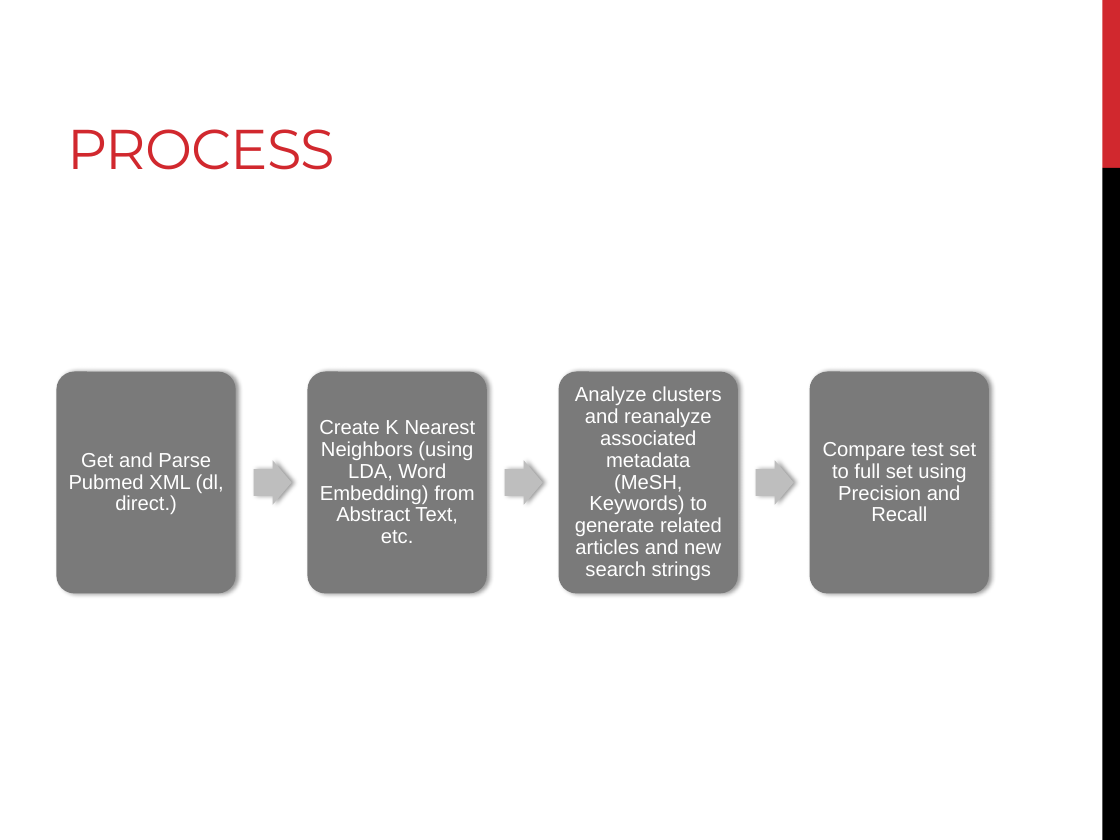
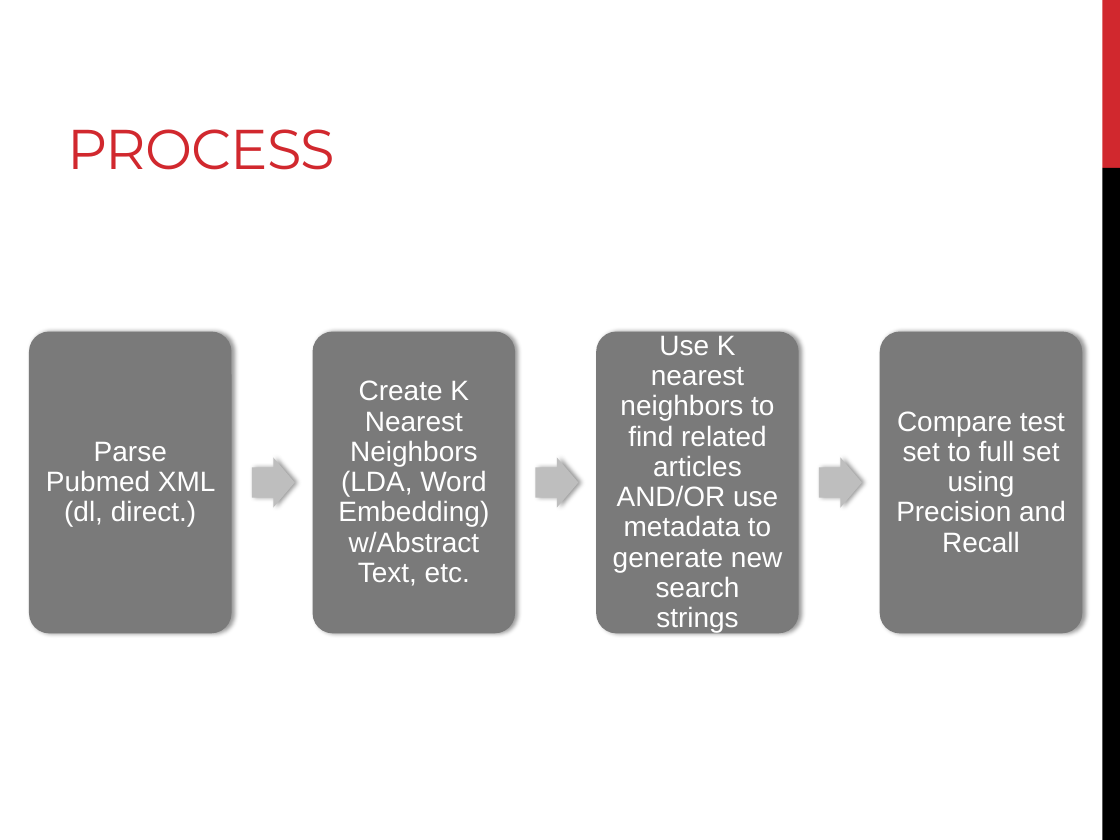
Before and after one commit to NCBI-Hackathons/PuRSSE, a slide deck: slide 3 of SystematicReviews.pptx. Drawn at 1120x840 pixels with LibreOffice and Linux fonts; fonts in the diff are those of the drawing. Boxes give left, top, right and bottom in pixels: in the first picture for what was removed or moved away, otherwise in the second. Text is boxed around its words. In the diff, an @@ line names an element or a change of style, - is before the commit and + after.

```diff
--- a/SystematicReviews.pptx
+++ b/SystematicReviews.pptx
@@ rounded rectangle resized from (x1=56, y1=372, x2=235, y2=594) to (x1=29, y1=332, x2=232, y2=634) @@
@@ rounded rectangle resized from (x1=308, y1=372, x2=487, y2=594) to (x1=312, y1=332, x2=515, y2=634) @@
@@ rounded rectangle resized from (x1=559, y1=372, x2=738, y2=594) to (x1=596, y1=332, x2=799, y2=634) @@
@@ text at (x1=613, y1=336, x2=782, y2=632): text changed; size 13 to 18 pt @@
-Analyze clusters and reanalyze associated metadata (MeSH, Keywords) to generate related articles and new search strings
+Use K nearest neighbors to find related articles AND/OR use metadata to generate new search strings
@@ rounded rectangle resized from (x1=810, y1=372, x2=989, y2=594) to (x1=880, y1=332, x2=1083, y2=634) @@
@@ text "Compare test set to full ..." moved from (x1=823, y1=442, x2=976, y2=521) to (x1=896, y1=411, x2=1066, y2=552) @@
@@ text "Compare test set to full ..." at (x1=896, y1=411, x2=1066, y2=552): size 13 to 18 pt; more space between paragraphs @@
@@ text at (x1=338, y1=380, x2=489, y2=586): text changed; size 13 to 18 pt @@
-Create K Nearest Neighbors (using LDA, Word Embedding) from Abstract Text, etc.
+Create K Nearest Neighbors (LDA, Word Embedding) w/Abstract Text, etc.
@@ text at (x1=46, y1=442, x2=216, y2=527): text changed; size 13 to 18 pt @@
-Get and Parse Pubmed XML (dl, direct.)
+Parse Pubmed XML (dl, direct.)
@@ right arrow resized from (x1=253, y1=460, x2=291, y2=505) to (x1=252, y1=457, x2=295, y2=507) @@
@@ right arrow resized from (x1=505, y1=460, x2=543, y2=505) to (x1=535, y1=457, x2=578, y2=507) @@
@@ right arrow resized from (x1=756, y1=460, x2=794, y2=505) to (x1=819, y1=457, x2=861, y2=507) @@
```
Also in this commit, not shown: 1 other slide changed.
